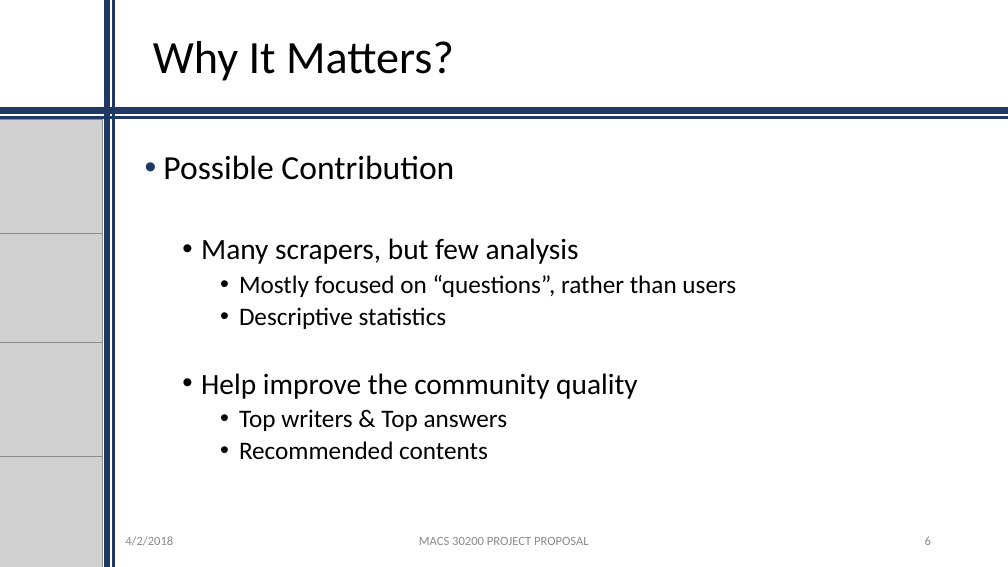
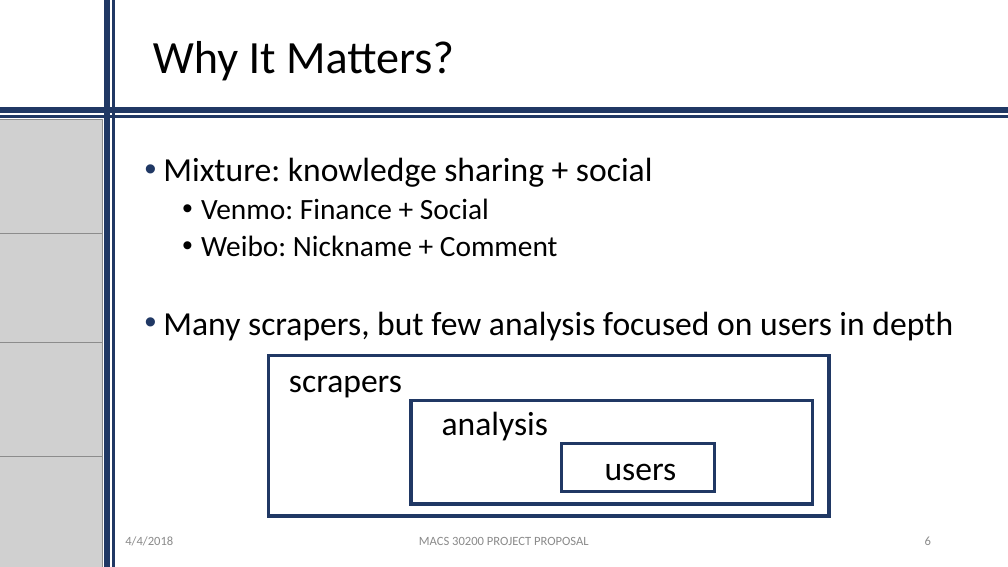
Before and after one commit to ShuyanHuang/MACS30200proj, a slide deck: slide 6 of proposal/MACS30200proj_proposal.pptx. Drawn at 1008x567 pixels with LibreOffice and Linux fonts; fonts in the diff are those of the drawing; grey boxes stand for pictures; background and template pictures are left out. Boxes give left, top, right and bottom in pixels: in the first picture for what was removed or moved away, otherwise in the second. Text is boxed around its words. In the diff, an @@ line names an element or a change of style, - is before the commit and + after.

```diff
--- a/proposal/MACS30200proj_proposal.pptx
+++ b/proposal/MACS30200proj_proposal.pptx
@@ text at (163,157,953,341): text changed; size 24 to 32 pt @@
-• Possible Contribution
-  • Many scrapers, but few analysis
-    • Mostly focused on “questions”, rather than users
-    • Descriptive statistics
-  • Help improve the community quality
-    • Top writers & Top answers
-    • Recommended contents
+• Mixture: knowledge sharing + social
+  • Venmo: Finance + Social
+  • Weibo: Nickname + Comment
+• Many scrapers, but few analysis focused on users in depth
@@ group added at (268,355,830,516): 3 rectangles, 3 texts @@
+scrapers
+analysis
+users
@@ text at (125,536,173,545): text changed @@
-4/2/2018
+4/4/2018
```
Also in this commit, not shown: 7 other slides changed, 1 other file.
